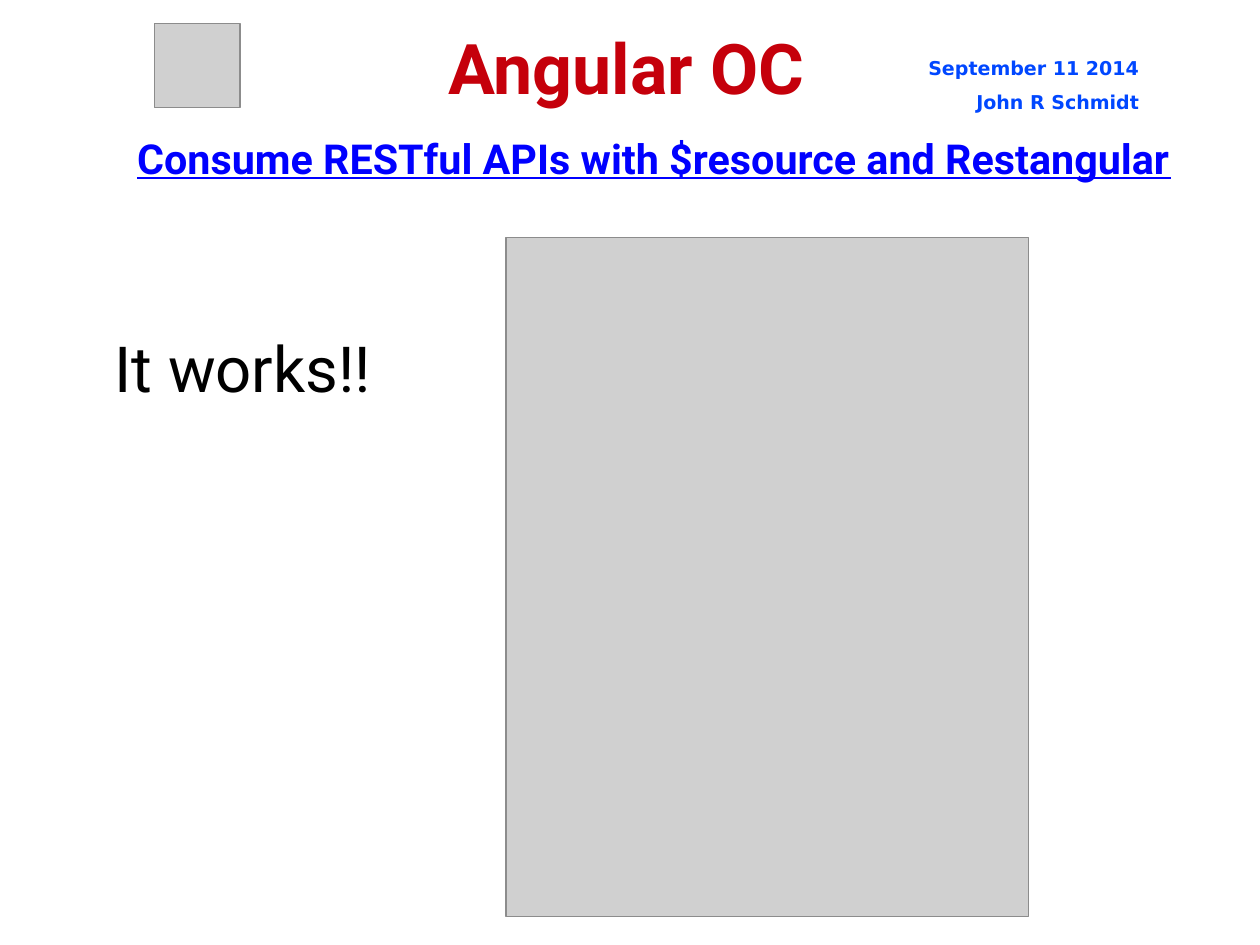
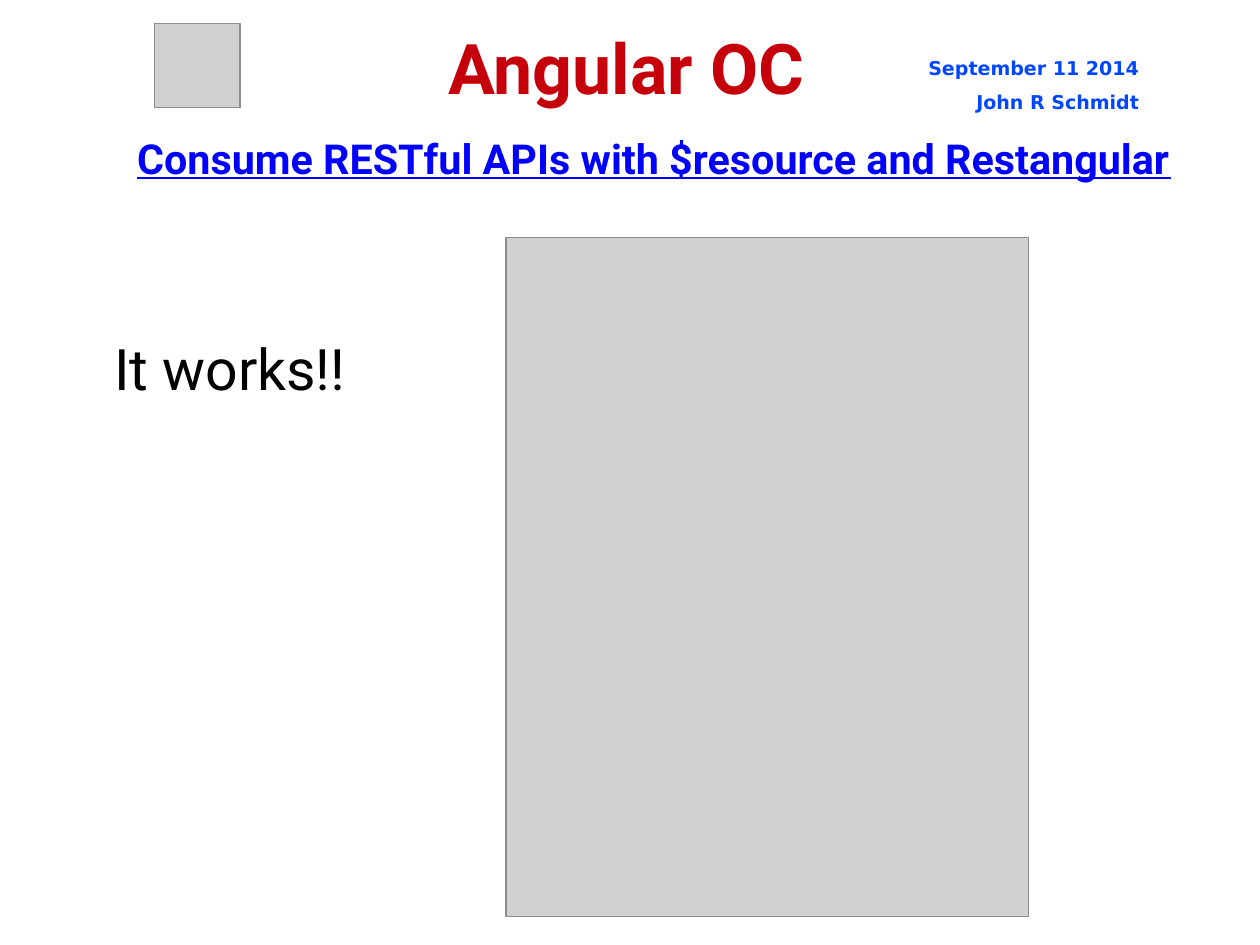
Before and after one commit to jrschmidt/fifa-angular-rest-demo, a slide deck: slide 54 of fifa.odp. Drawn at 1260x945 pixels with LibreOffice and Linux fonts; fonts in the diff are those of the drawing; grey boxes stand for pictures; background and template pictures are left out. Boxes give left, top, right and bottom in pixels: in the first picture for what was removed or moved away, otherwise in the second. Text is boxed around its words. In the diff, an @@ line names an element or a change of style, - is before the commit and + after.

```diff
--- a/fifa.odp
+++ b/fifa.odp
@@ subtitle "It works!!" at (114,347,346,391): size 40 to 36 pt @@
```
Also in this commit, not shown: 1 slide added, 3 other files.
